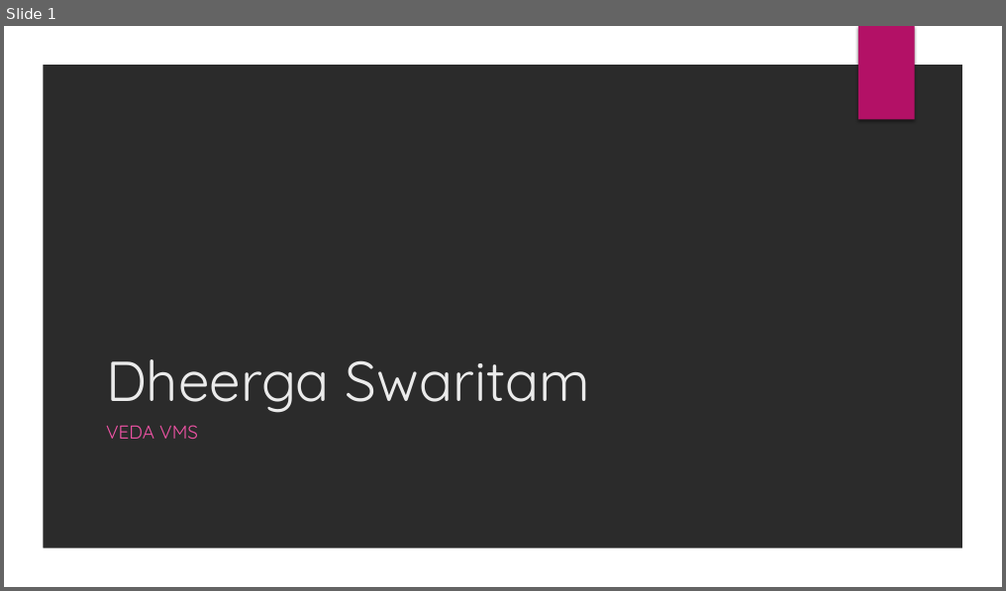
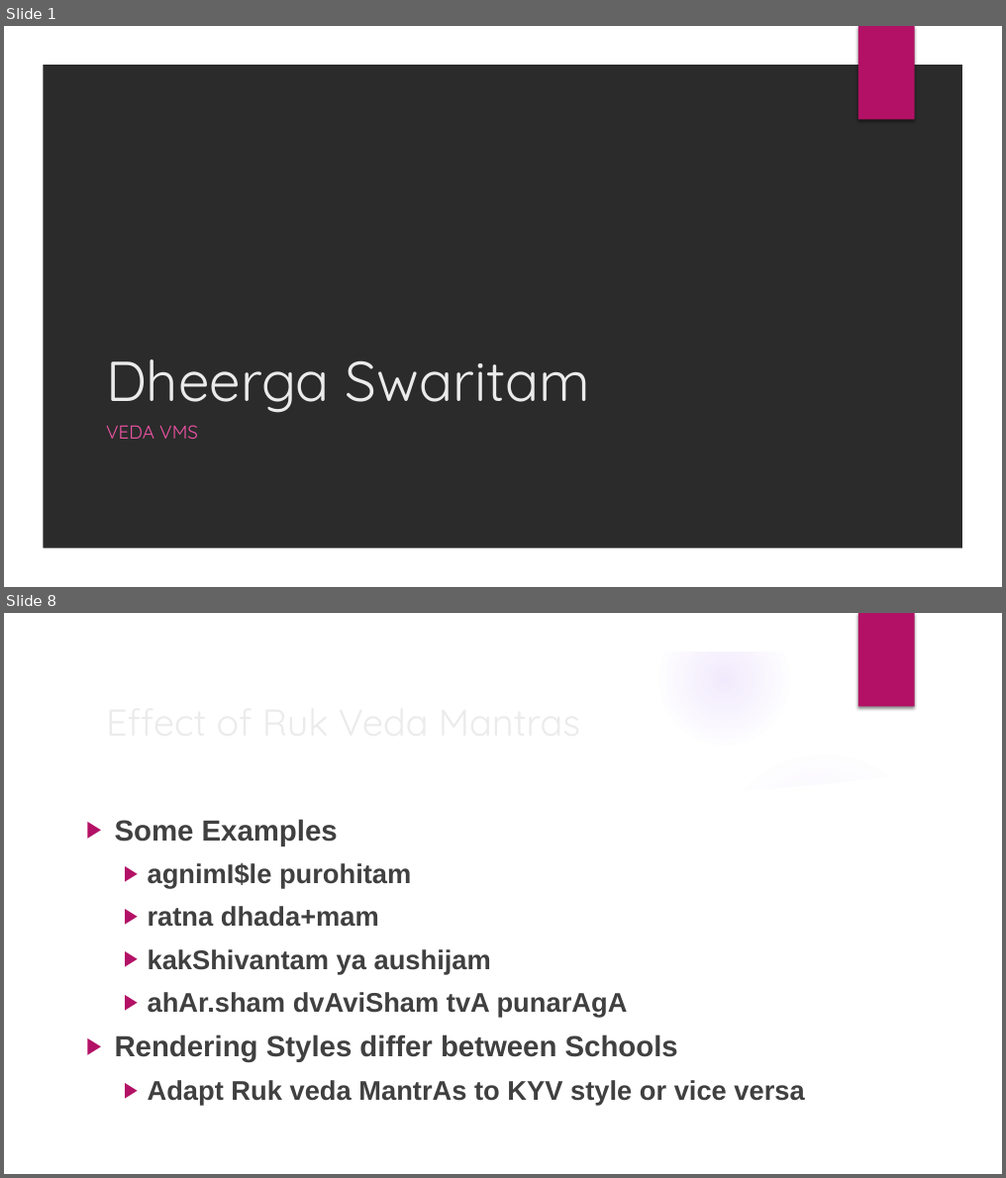
Before and after one commit to KYVeda/texts, a slide deck: Veda Lectures/Dheerga Swaritam.pptx. Shown one above the other, each under a label of ours: slide 1 before the commit, slides 1 and 8 after it; the slides between them are not shown. The pictures are 1006x591 and 1006x1178 pixels, drawn with LibreOffice and Linux fonts; fonts in the diff are those of the drawing; background and template pictures are left out; a plain dark background stands for a picture behind light text. Boxes give left, top, right and bottom in pixels: in the first picture for what was removed or moved away, otherwise in the second. Text is boxed around its words. In the diff, an @@ line names an element or a change of style, - is before the commit and + after.

```diff
--- a/Veda Lectures/Dheerga Swaritam.pptx
+++ b/Veda Lectures/Dheerga Swaritam.pptx
@@ slide 8 added at [4,613,1002,1174], background picture (left out); not listed: 2 template elements that a slide beside it also shows @@
@@ group added at [4,614,971,1174]: 5 ellipses, 2 freeform shapes @@
@@ text added at [115,819,804,1105], 26 pt, text #404040, bold @@
+▶ Some Examples
+  ▶ agnimI$le purohitam
+  ▶ ratna dhada+mam
+  ▶ kakShivantam ya aushijam
+  ▶ ahAr.sham dvAviSham tvA punarAgA
+▶ Rendering Styles differ between Schools
+  ▶ Adapt Ruk veda MantrAs to KYV style or vice versa
@@ title added at [231,1080,466,1101], 36 pt, text #EBEBEB @@
+Effect of Ruk Veda Mantras
```
Also in this commit, not shown: 6 other slides added, 1 slide removed, 5 other files.
